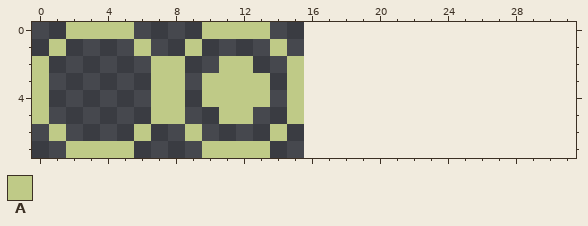
Pixel-art file: Art/Selectors.aseprite. The first picture shows the starting point.
16x8 pixels, 1 frame. The old version is drawn lined up with the new one, on the new canvas.
Palette (. is transparent): A #bfca87
Pixels before, first column x 0:
0 ..AAAA....AAAA..
1 .A....A..A....A.
2 A......AA..AA..A
3 A......AA.AAAA.A
4 A......AA.AAAA.A
5 A......AA..AA..A
6 .A....A..A....A.
7 ..AAAA....AAAA..
The same view after the edit:
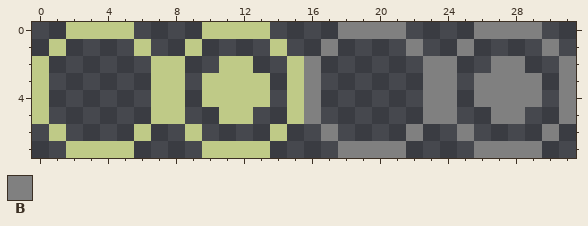
Colours new in this view: B #808080
Diff:
canvas 16x8 -> 32x8
Colour B is added in row 0 at x 18 to 21 and 26 to 29; in row 1 at x 17, 22, 25 and 30; in row 2 at x 16, 23 to 24, 27 to 28 and 31; in rows 3 to 4 at x 16, 23 to 24, 26 to 29 and 31; in row 5 at x 16, 23 to 24, 27 to 28 and 31; in row 6 at x 17, 22, 25 and 30.
Colour B is added in row 7 at x 18 to 21 and 26 to 29.
Pixel boxes of the changes (left, top, right, bottom) in both pictures:
added: (304, 22, 576, 158)
